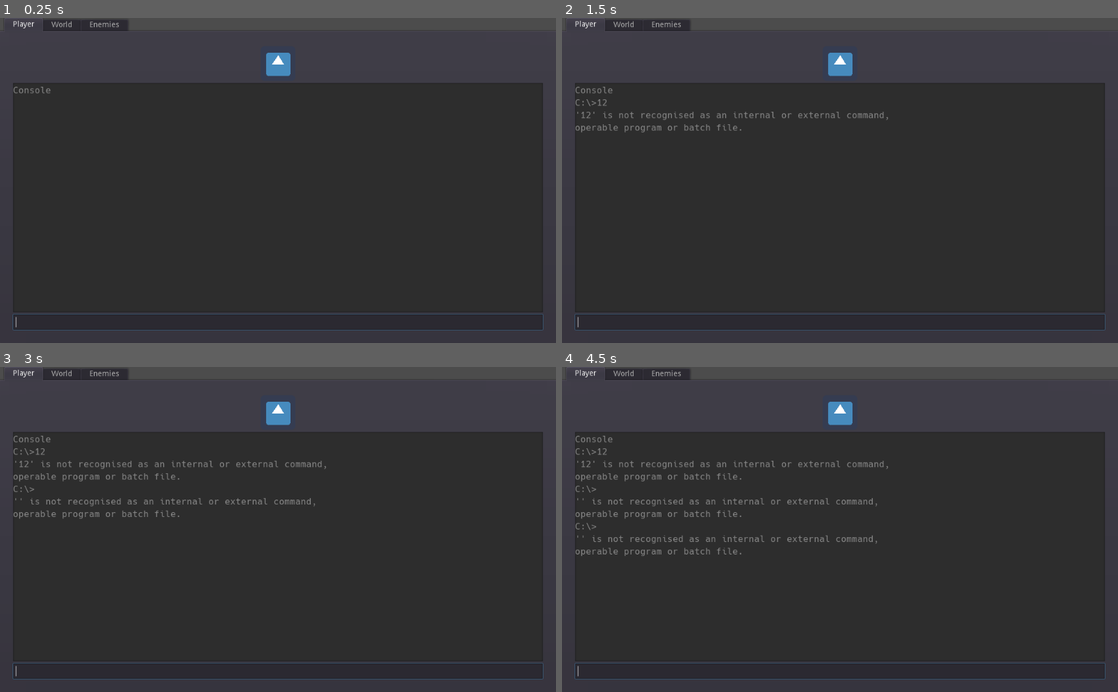
Above: before the commit, frames 1-4 (two rows, left to right).
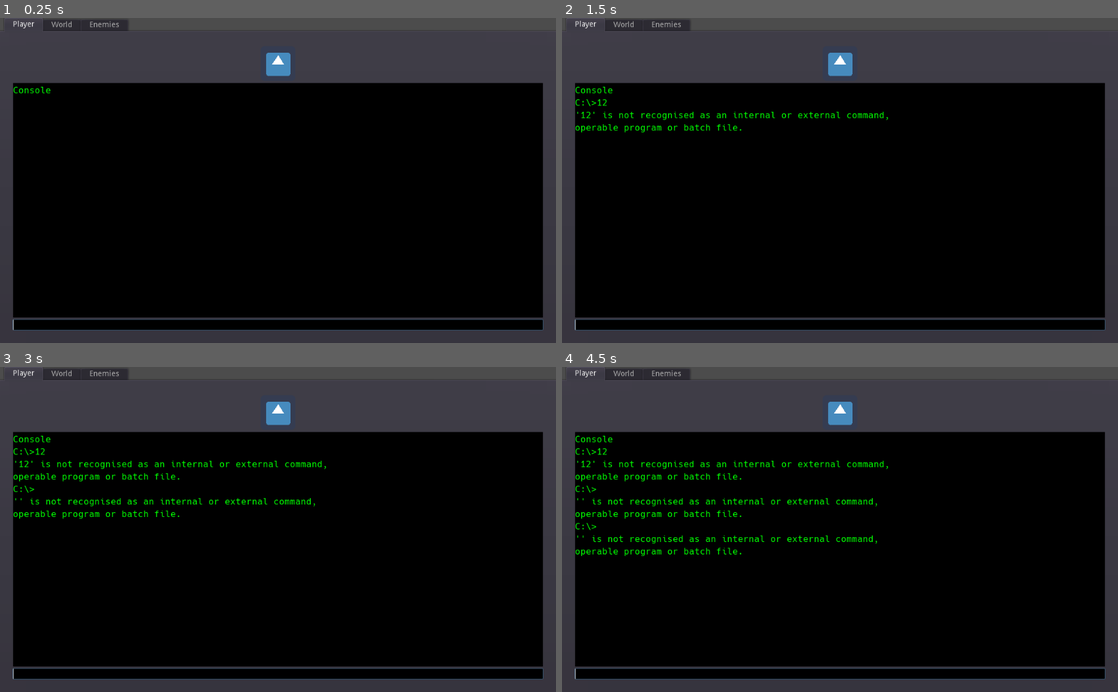
Above: after the commit, the same moments.

Repository: Tri-C-Games/CCC-Jam
Game: Godot game, scene res://UI/Hacking/Hacking GUI.tscn
Same seed, same stepped clock (60 frames per second), same inputs: the game is played once before the commit and once after it. The project has no main scene, so this scene is started directly. The engine's default icon, where the game draws it, is replaced by a stand-in: a white triangle on a blue panel in a dark square.
Inputs (mouse positions are in pixels of both pictures, inside the frame that each line leads up to):
- Up to frame 1 (0.25 s): no input
- Up to frame 2 (1.5 s): click (840, 323) at 0.52 s; type "12" at 0.6 s; tap Enter at 1.25 s; hold Right (ui_right) from 1.28 s (still down)
- Up to frame 3 (3 s): tap Up (ui_up) at 1.52, 2.27 s; tap Space at 2 s; tap Enter at 2.75 s; release Right (ui_right) at 2.78 s; hold Left (ui_left) from 2.78 s (still down)
- Up to frame 4 (4.5 s): tap Space at 3.5 s; release Left (ui_left) at 3.53 s; hold Right (ui_right) from 3.53 s (still down); tap Up (ui_up) at 3.77 s; tap Enter at 4.25 s

The runs differ from the first frame. In frame 1, 72% of the frame differs, in the area x 2-98%, y 20-96%; in frame 2, 72%; in frame 3, 72%; in frame 4, 72%.

Commit message:
Console color + Font filter enabled

Diff:
--- a/UI/Hacking/Console Theme.tres
+++ b/UI/Hacking/Console Theme.tres
@@ -3,6 +3,7 @@
 [ext_resource path="res://UI/Hacking/Hack-Regular.ttf" type="DynamicFontData" id=1]
 
 [sub_resource type="DynamicFont" id=1]
+use_filter = true
 font_data = ExtResource( 1 )
 
 [resource]
--- a/UI/Hacking/Console.tscn
+++ b/UI/Hacking/Console.tscn
@@ -1,7 +1,13 @@
-[gd_scene load_steps=3 format=2]
+[gd_scene load_steps=5 format=2]
 
 [ext_resource path="res://UI/Hacking/Console.gd" type="Script" id=1]
 [ext_resource path="res://UI/Hacking/Console Theme.tres" type="Theme" id=2]
+
+[sub_resource type="StyleBoxFlat" id=1]
+bg_color = Color( 0, 0, 0, 1 )
+
+[sub_resource type="StyleBoxFlat" id=2]
+bg_color = Color( 0, 0, 0, 1 )
 
 [node name="Console" type="Control"]
 anchor_right = 1.0
@@ -22,10 +28,12 @@
 
 [node name="Output" type="TextEdit" parent="VBoxContainer"]
 margin_right = 1024.0
-margin_bottom = 567.0
+margin_bottom = 577.0
 focus_mode = 0
 size_flags_vertical = 3
 theme = ExtResource( 2 )
+custom_styles/read_only = SubResource( 1 )
+custom_colors/font_color_readonly = Color( 0, 1, 0, 1 )
 text = "Console"
 readonly = true
 smooth_scrolling = true
@@ -35,10 +43,12 @@
 }
 
 [node name="Input" type="LineEdit" parent="VBoxContainer"]
-margin_top = 571.0
+margin_top = 581.0
 margin_right = 1024.0
 margin_bottom = 600.0
 theme = ExtResource( 2 )
+custom_styles/normal = SubResource( 2 )
+custom_colors/font_color = Color( 0, 1, 0, 1 )
 __meta__ = {
 "_edit_use_anchors_": false
 }
